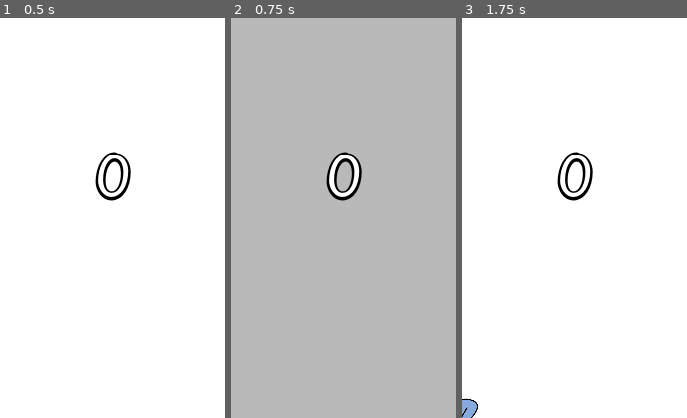
Above: before the commit, frames 1-3 (left to right).
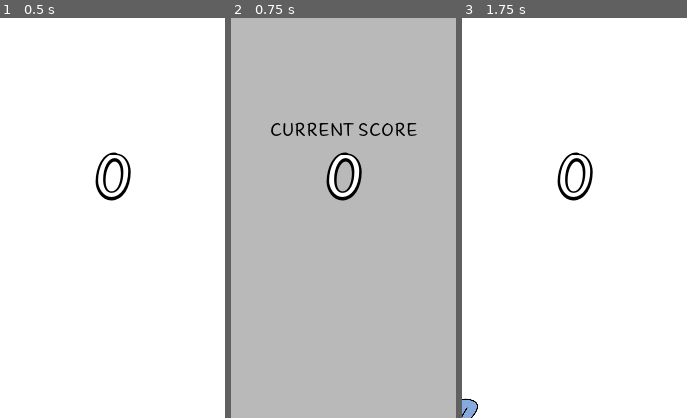
Above: after the commit, the same moments.

Repository: mshayden1998/Birdy-Type-of-Trouble
Game: Godot game, scene res://Main.tscn
Two runs of this game, one before a commit and one after it. Both use one fixed random seed, a clock stepped at 60 frames per second and the inputs below. This scene is started directly instead of the project's main scene.
Inputs (mouse positions are % of the whole screen's width and height, from its top left):
- Up to frame 1 (0.5 s): no input
- Up to frame 2 (0.75 s): click (8, 5) at 0.5 s
- Up to frame 3 (1.75 s): click "Resume" at 1.25 s
The pictures show only the part of the screen within x 25-75%, y 0-50%; the shares and areas given below are measured in that part.

Frame 1 is identical in both runs. In frame 2, 0.9% of the frame differs, in the area x 17-83%, y 26-30%; in frame 3, nothing differs.

Commit message:
pause screen update
now there is "current score" on pause

Diff:
--- a/interface/PauseMenu.gd
+++ b/interface/PauseMenu.gd
@@ -7,6 +7,7 @@
 	$ResumeBtn.visible = false
 	$ExitBtn.visible = false
 	$RestartBtn.visible = false
+	$CurrentScoreInfo.visible = false
 
 
 func _input(_event):
@@ -29,3 +30,4 @@
 	$ResumeBtn.visible = new_pause_state
 	$ExitBtn.visible = new_pause_state
 	$RestartBtn.visible = new_pause_state
+	$CurrentScoreInfo.visible = new_pause_state
--- a/interface/PauseMenu.tscn
+++ b/interface/PauseMenu.tscn
@@ -56,5 +56,13 @@
 margin_bottom = 1500.0
 text = "BTN_RESTART"
 
+[node name="CurrentScoreInfo" type="Label" parent="."]
+anchor_right = 1.0
+margin_top = 240.0
+margin_bottom = 299.0
+text = "LAB_CURRENT_SCORE"
+align = 1
+uppercase = true
+
 [connection signal="pressed" from="Pause" to="." method="_on_Pause_pressed"]
 [connection signal="pressed" from="ResumeBtn" to="." method="_on_Resume_pressed"]
--- a/interface/text.csv
+++ b/interface/text.csv
@@ -7,5 +7,5 @@
 BTN_EXIT,"Exit","Sair"
 LAB_BEST_SCORE,"Best score","Melhor pontuação"
 LAB_ABOUT,"About","Sobre"
-LAB_SCORE,"Score","Pontuação"
+LAB_CURRENT_SCORE,"Current score","Pontuação atual"
 LAB_INSTRUCTIONS,"Touch the screen to flap!","Toque na tela para bater asas!"
